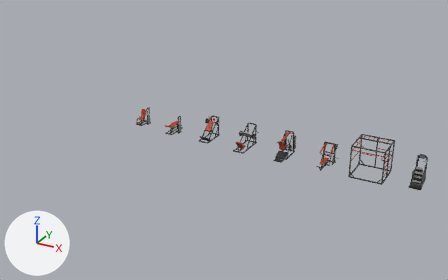
Renders of the Blender file art/version1/fitheon_machines.blend from each side of a commit.
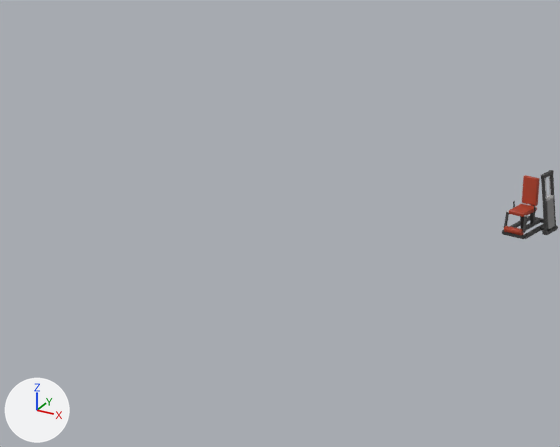
There are two pictures of each version: one whole from a 50 mm lens placed at (30.7, -40.8, 20.6), pointed at (7.8, 0.7, -0.2), one close up on the part from 0% to 34% of the width and 22% to 65% of the height. Lighting does not change. The marker at lower left points along +X, +Y and +Z. The last two pictures show the newer version.

In view in the first close-up: 'Leg_Extension'.
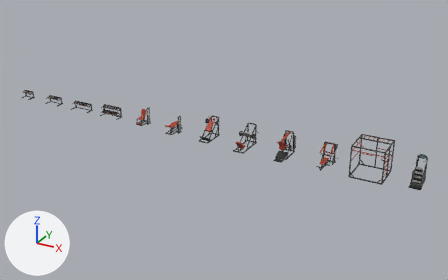
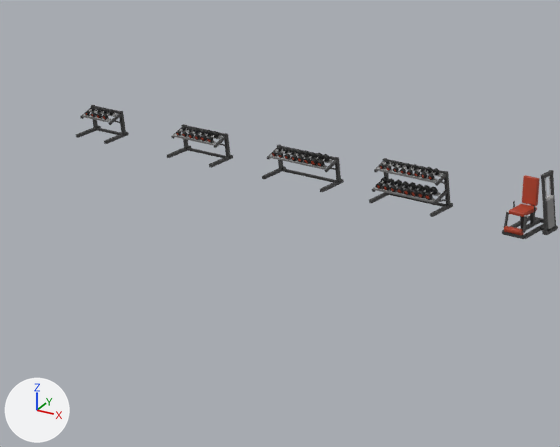
The newer file is also turned or shifted as a whole; pictures and numbers use the older file's frame.

Boxes [x1, y1, x2, y2] around the edits, measured in the close-ups (560 x 447 px):
'Dumbbell_Rack_Elite', added: after [369, 158, 453, 217]
'Dumbbell_Rack_Commercial', added: after [262, 145, 344, 192]
'Dumbbell_Rack_Standard', added: after [167, 124, 233, 168]
'Dumbbell_Rack_Basic', added: after [76, 105, 129, 144]

The change in detail:
Mesh me_dumbbell_rack_elite_004 is new.
It has 1184 vertices, 792 faces and spans x -0.97..0.97, y -0.4..0.4, z 0.0..1.04.
It uses material mat_fitheon_palette (picture img_palette1_png).
Mesh me_dumbbell_rack_commercial_003 is new.
It has 616 vertices, 414 faces and spans x -0.97..0.97, y -0.4..0.4, z 0.0..0.82.
It uses material mat_fitheon_palette (picture img_palette1_png).
Mesh me_dumbbell_rack_standard_003 is new.
It has 488 vertices, 330 faces and spans x -0.75..0.75, y -0.4..0.4, z 0.0..0.8.
It uses material mat_fitheon_palette (picture img_palette1_png).
Mesh me_dumbbell_rack_basic_003 is new.
It has 360 vertices, 246 faces and spans x -0.54..0.54, y -0.4..0.4, z 0.0..0.78.
It uses material mat_fitheon_palette (picture img_palette1_png).
Object 'Dumbbell_Rack_Elite' (ob_dumbbell_rack_elite) is new; it shows me_dumbbell_rack_elite_004.
Its location is (-3.4, 0.0, 0.0).
Object 'Dumbbell_Rack_Commercial' (ob_dumbbell_rack_commercial) is new; it shows me_dumbbell_rack_commercial_003.
Its location is (-6.8, 0.0, 0.0).
Object 'Dumbbell_Rack_Standard' (ob_dumbbell_rack_standard) is new; it shows me_dumbbell_rack_standard_003.
Its location is (-10.2, 0.0, 0.0).
Object 'Dumbbell_Rack_Basic' (ob_dumbbell_rack_basic) is new; it shows me_dumbbell_rack_basic_003.
Its location is (-13.6, 0.0, 0.0).
